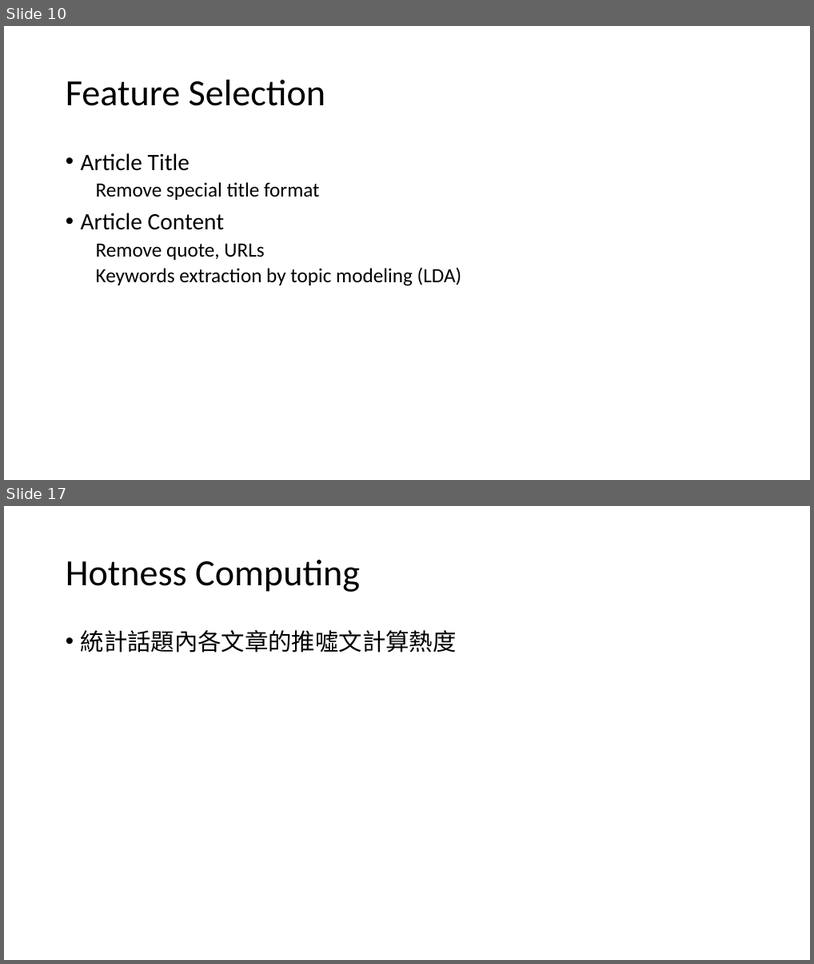
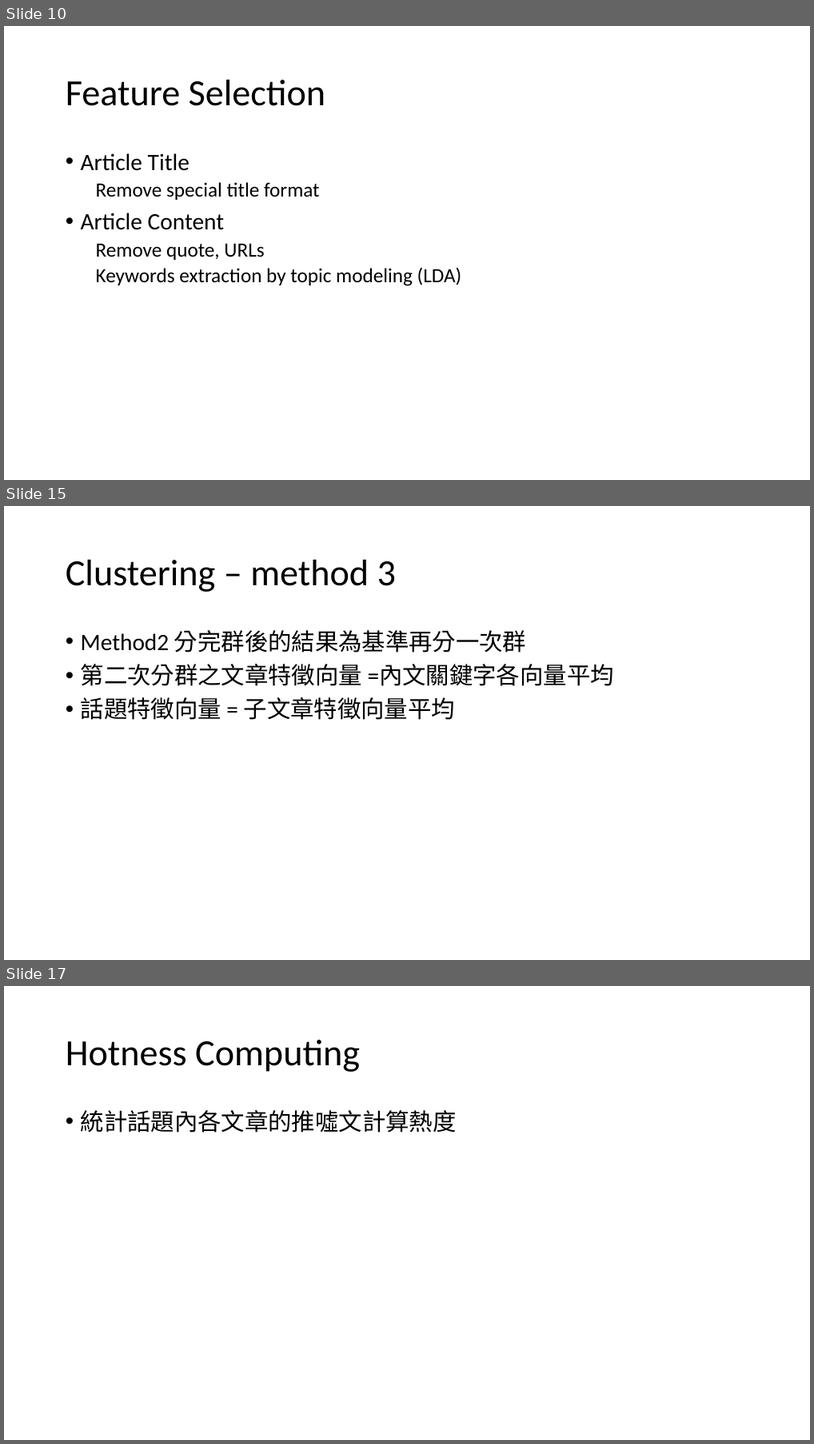
Before and after one commit to ZhongTing/HotTopicDetection, a slide deck: Hot-Topic-Detection.pptx. Shown one above the other, each under a label of ours: slides 10 and 17 before the commit, slides 10, 15 and 17 after it; the slides between them are not shown. The pictures are 814x964 and 814x1444 pixels, drawn with LibreOffice and Linux fonts; fonts in the diff are those of the drawing. Boxes give left, top, right and bottom in pixels: in the first picture for what was removed or moved away, otherwise in the second. Text is boxed around its words. In the diff, an @@ line names an element or a change of style, - is before the commit and + after.

```diff
--- a/Hot-Topic-Detection.pptx
+++ b/Hot-Topic-Detection.pptx
@@ slide 15 added at [4,506,810,960], background #FFFFFF @@
@@ title added at [66,560,396,592], 44 pt, text #000000 @@
+Clustering – method 3
@@ text added at [81,630,614,720], 28 pt, text #000000 @@
+• Method2 分完群後的結果為基準再分一次群
+• 第二次分群之文章特徵向量 =內文關鍵字各向量平均
+• 話題特徵向量 = 子文章特徵向量平均
```
Also in this commit, not shown: 5 slides changed, 1 slide removed, 5 other files.
